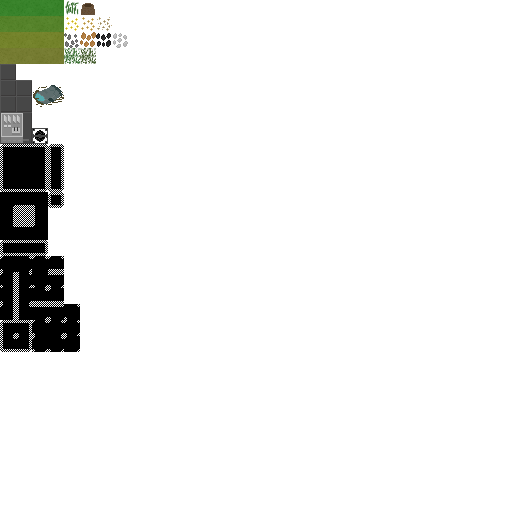
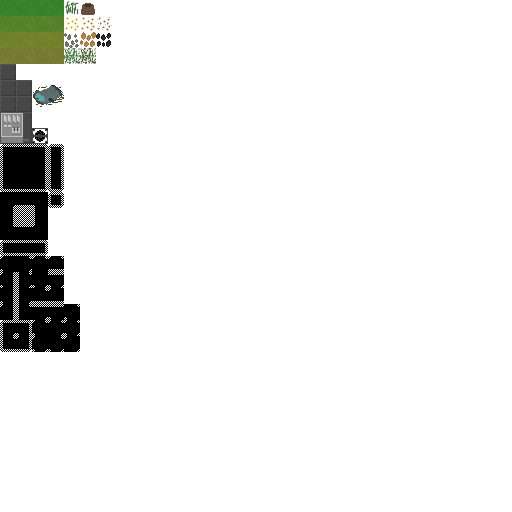
Comparing the layer stacks of the two 512 x 512 images. Changes:
painted on "Ship" over [81, 14, 128, 48]
painted on "nest" over [81, 14, 128, 48]
painted on "fog" (5th of 5) over [81, 14, 128, 48]
painted on "large_slab" over [81, 14, 128, 48]
painted on "Paint Layer 1(pasted)" (2nd of 3) over [81, 14, 128, 48]
painted on "path_indicator" over [81, 14, 128, 48]
painted on "grass_dead_4" over [81, 14, 128, 48]
painted on "grass_dead_3" over [81, 14, 128, 48]
painted on "grass_dead_2" over [81, 14, 128, 48]
painted on "grass_pollution_stage_2_4" over [81, 14, 128, 48]
painted on "grass_pollution_stage_2_3" over [81, 14, 128, 48]
painted on "grass_pollution_stage_2_2" over [81, 14, 128, 48]
painted on "grass_pollution_stage_1_4" over [81, 14, 128, 48]
painted on "grass_pollution_stage_1_3" over [81, 14, 128, 48]
painted on "grass_pollution_stage_1_2" over [81, 14, 128, 48]
painted on "grass_pollution_stage_1_1" over [81, 14, 128, 48]
painted on "grass_normal_4" over [81, 14, 128, 48]
painted on "grass_normal_3" over [81, 14, 128, 48]
painted on "grass_normal_1" over [81, 14, 128, 48]
